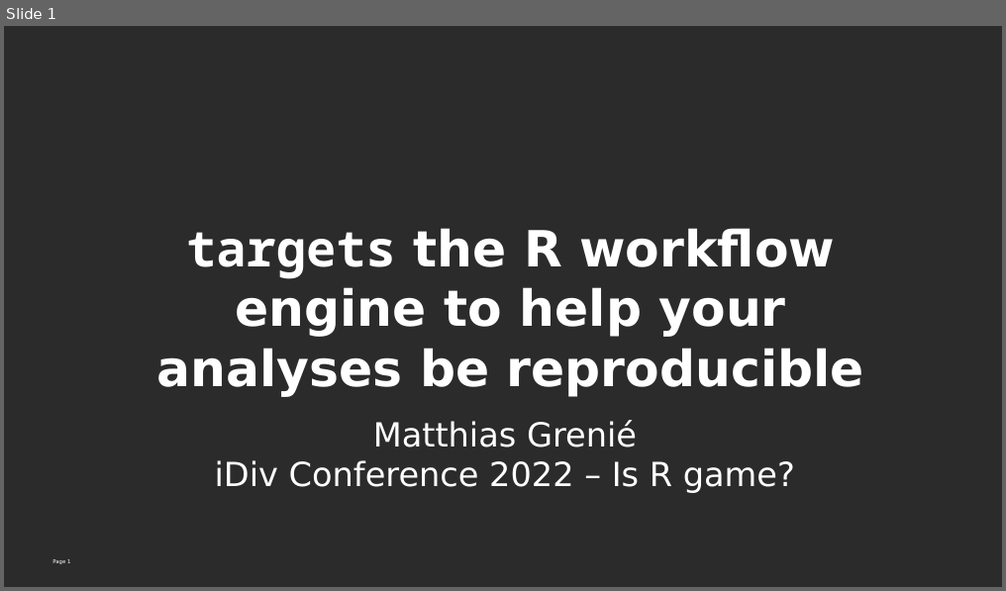
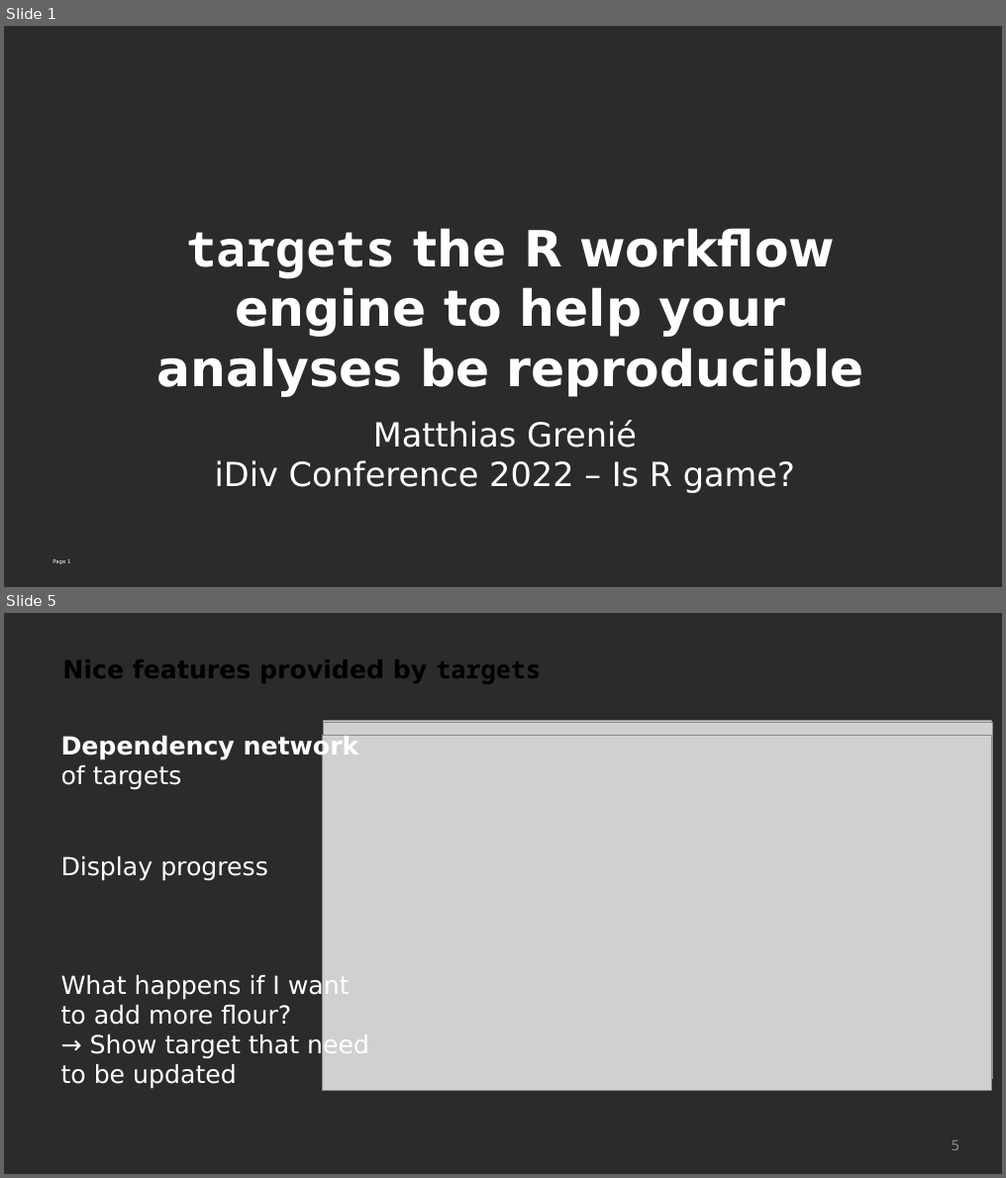
Before and after one commit to Rekyt/targets_presentation, a slide deck: idiv_conf_22_targets.odp. Shown one above the other, each under a label of ours: slide 1 before the commit, slides 1 and 5 after it; the slides between them are not shown. The pictures are 1006x591 and 1006x1178 pixels, drawn with LibreOffice and Linux fonts; fonts in the diff are those of the drawing; grey boxes stand for pictures; background and template pictures are left out; a plain dark background stands for a picture behind light text. Boxes give left, top, right and bottom in pixels: in the first picture for what was removed or moved away, otherwise in the second. Text is boxed around its words. In the diff, an @@ line names an element or a change of style, - is before the commit and + after.

```diff
--- a/idiv_conf_22_targets.odp
+++ b/idiv_conf_22_targets.odp
@@ slide 5 added at bbox=[4, 613, 1002, 1174], background picture (left out) @@
@@ text added at bbox=[62, 660, 541, 684], 18 pt, text #000000, bold @@
+Nice features provided by targets
@@ picture added at bbox=[324, 721, 992, 1077] @@
@@ picture added at bbox=[324, 723, 993, 1079] @@
@@ text added at bbox=[61, 734, 359, 790], 18 pt, text #FFFFFF, bold @@
+Dependency network of targets
@@ picture added at bbox=[323, 735, 992, 1091] @@
@@ text added at bbox=[61, 857, 268, 881], 18 pt, text #FFFFFF @@
+Display progress
@@ text added at bbox=[61, 973, 369, 1089], 18 pt, text #FFFFFF @@
+What happens if I want to add more flour?
+→ Show target that need to be updated
@@ page number added at bbox=[951, 1141, 960, 1151], 10 pt, text #8B8B8B @@
+5
```
Also in this commit, not shown: 5 other slides added, 4 slides removed, 4 other files.
